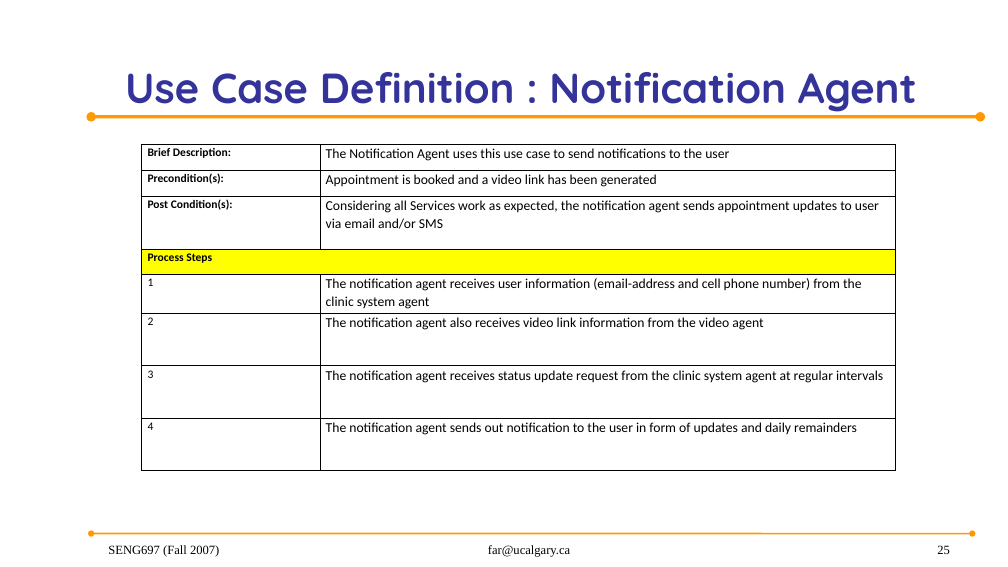
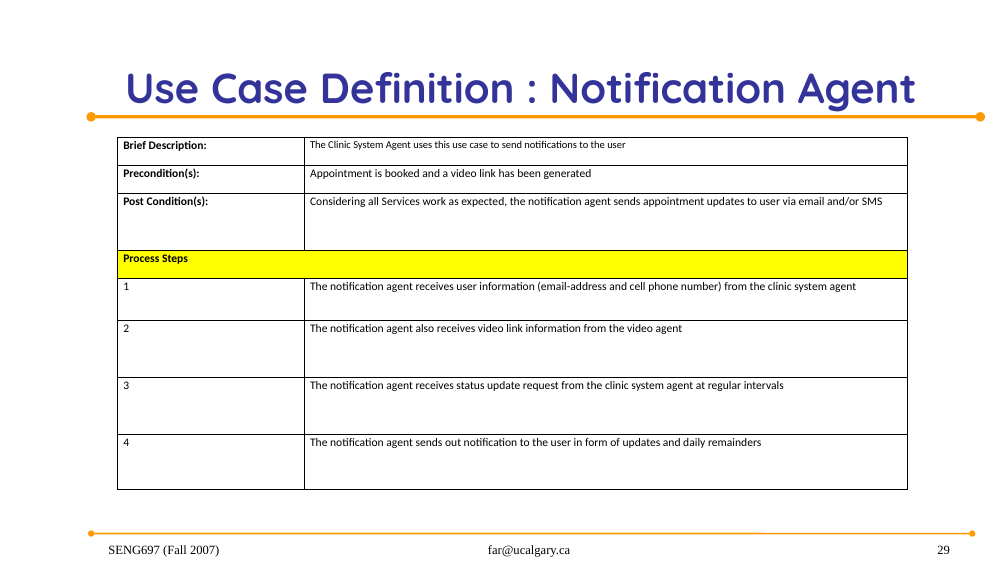
Before and after one commit to anish30145784/SENG696_GroupD, a slide deck: slide 29 of GroupD_ProjectPresentation.pptx (slide 25 before the commit). Drawn at 1008x567 pixels with LibreOffice and Linux fonts; fonts in the diff are those of the drawing; background and template pictures are left out. Boxes give left, top, right and bottom in pixels: in the first picture for what was removed or moved away, otherwise in the second. Text is boxed around its words. In the diff, an @@ line names an element or a change of style, - is before the commit and + after.

Commit message:
user defination case  for template and video link agent

```diff
--- a/GroupD_ProjectPresentation.pptx
+++ b/GroupD_ProjectPresentation.pptx
@@ table at box(118, 138, 908, 490) @@
-row 1, column 2: The Notification Agent uses this use case to send notifications to the user
+row 1, column 2: The Clinic System Agent uses this use case to send notifications to the user
@@ size 13 to 11 pt in "Appointment is booked and a video link ...", "Considering all Services work as expected, the ...", "The notification agent receives user information (email-addr ...", "The notification agent also receives video link ..." and 2 more places @@
@@ table: place and size @@
-table at box(142, 144, 896, 470)
+table at box(118, 138, 908, 490)
@@ page number at box(937, 545, 950, 554): text changed @@
-25
+29
```
Also in this commit, not shown: 6 other slides changed, 4 slides added, 4 slides removed.
